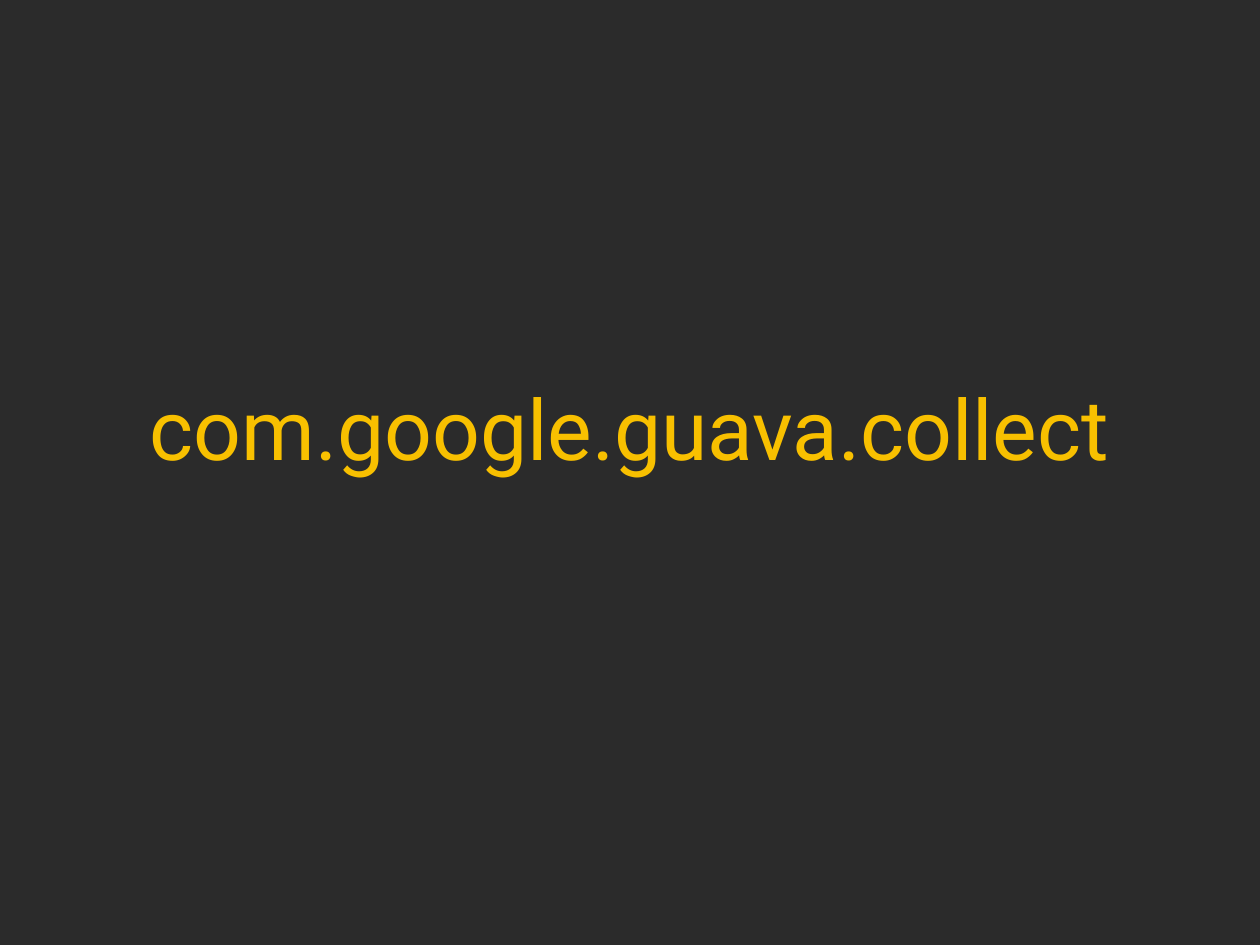
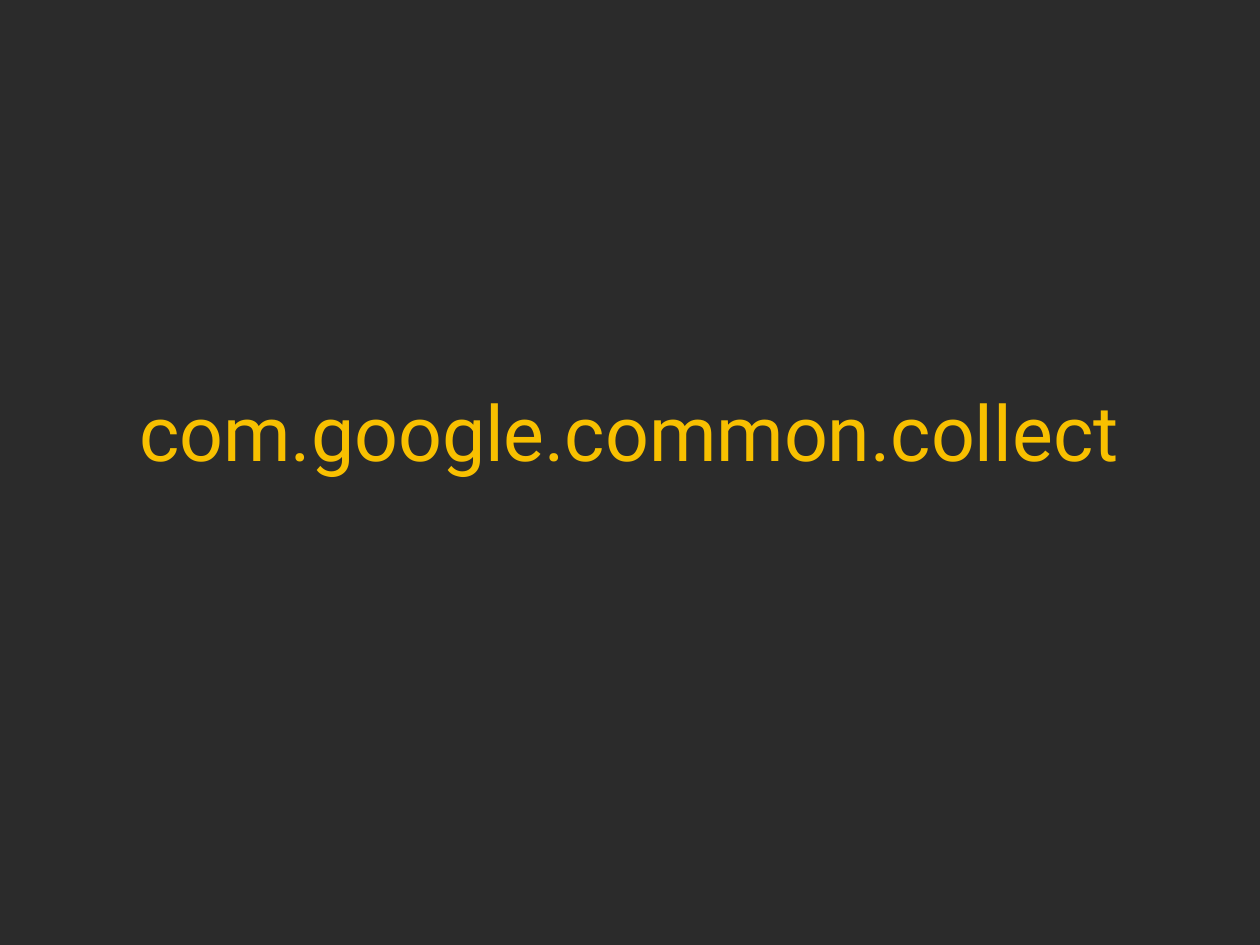
Before and after one commit to twoqubed/JavaMUG-Guava, a slide deck: slide 39 of JavaMUG - Guava.pptx (slide 45 before the commit). Drawn at 1260x945 pixels with LibreOffice and Linux fonts; fonts in the diff are those of the drawing; background and template pictures are left out; a plain dark background stands for a picture behind light text. Boxes give left, top, right and bottom in pixels: in the first picture for what was removed or moved away, otherwise in the second. Text is boxed around its words. In the diff, an @@ line names an element or a change of style, - is before the commit and + after.

```diff
--- a/JavaMUG - Guava.pptx
+++ b/JavaMUG - Guava.pptx
@@ title at [139,403,1118,477]: text changed; size 48 to 44 pt @@
-com.google.guava.collect
+com.google.common.collect
```
Also in this commit, not shown: 18 other slides changed, 5 slides added, 6 slides removed, 9 other files.
